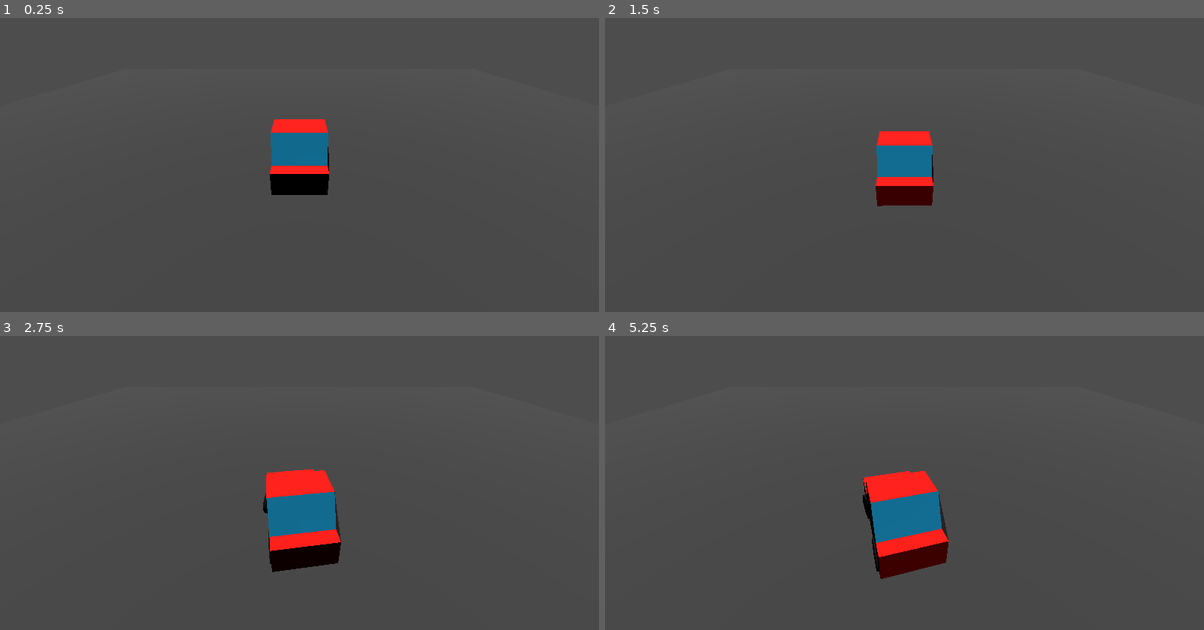
Above: before the commit, frames 1-4 (two rows, left to right).
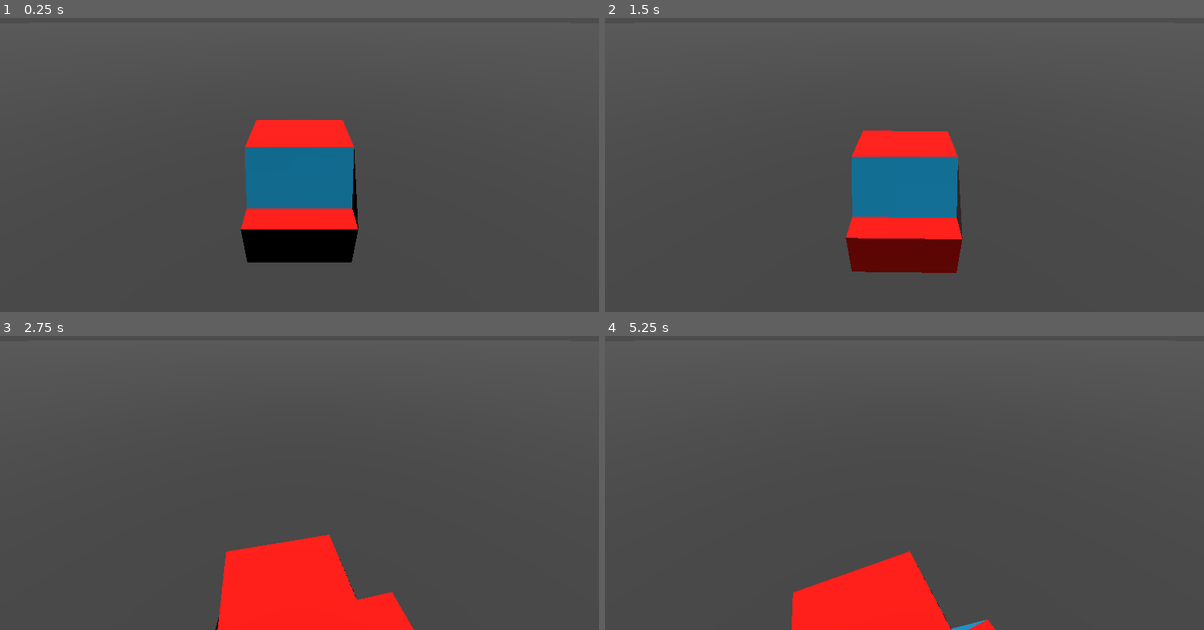
Above: after the commit, the same moments.

Repository: erdemy885/dds
Game: Godot game, scene res://game.tscn
Same seed, same stepped clock (60 frames per second), same inputs: the game is played once before the commit and once after it.
Inputs:
- Up to frame 1 (0.25 s): no input
- Up to frame 2 (1.5 s): hold D (right) 0.53-1.28 s; hold S (back) from 1.28 s (still down)
- Up to frame 3 (2.75 s): release S (back) at 2.03 s; hold D (right) from 2.03 s (still down)
- Up to frame 4 (5.25 s): release D (right) at 2.78 s; hold W (forward) 2.78-3.53 s; hold A (left) 3.53-5.03 s; hold S (back) from 5.03 s (still down)

The runs differ from the first frame. In frame 1, 7.8% of the frame differs, in the area x 40-60%, y 34-84%; in frame 2, 7.5%; in frame 3, 9.7%, in the area x 35-70%, y 45-100%; in frame 4, 8.6%.

Commit message:
fine tune car physics

Diff:
--- a/assets/scripts/driving.gd
+++ b/assets/scripts/driving.gd
@@ -1,5 +1,28 @@
 extends VehicleBody3D
 
+var max_rpm = 100
+var max_torque = 400
+var steering_speed = 5
+var time_since_last_drink = 0
+
 func _physics_process(delta):
-	steering = lerp(steering, Input.get_axis("right", "left") * 0.4, 5 * delta)
-	engine_force = Input.get_axis("back", "forward") * 100
+	time_since_last_drink += delta
+
+	if time_since_last_drink >= 10.0:
+		steering_speed += 0.5
+		if steering_speed > 5:
+			steering_speed = 5
+		time_since_last_drink = 0.0
+
+	if Input.is_action_just_pressed("drink"):
+		steering_speed -= 0.5
+		if steering_speed < 0:
+			steering_speed = 0
+		time_since_last_drink = 0
+
+	steering = lerp(steering, Input.get_axis("right", "left") * 0.3, steering_speed * delta)
+	var acceleration = Input.get_axis("back", "forward")
+	var rpm = $back_left.get_rpm()
+	$back_left.engine_force = acceleration * max_torque * (1 - rpm / max_rpm)
+	rpm = $back_right.get_rpm()
+	$back_right.engine_force = acceleration * max_torque * (1 - rpm / max_rpm)
--- a/car.tscn
+++ b/car.tscn
@@ -23,57 +23,57 @@
 [node name="CollisionShape3D" type="CollisionShape3D" parent="."]
 shape = SubResource("ConvexPolygonShape3D_fnbjr")
 
-[node name="back-left" type="VehicleWheel3D" parent="."]
+[node name="back_left" type="VehicleWheel3D" parent="."]
 transform = Transform3D(-4.37114e-08, 0, 1, 0, 1, 0, -1, 0, -4.37114e-08, -2.31, -1.83, -2)
 use_as_traction = true
 wheel_radius = 1.02
-suspension_stiffness = 50.0
+suspension_stiffness = 100.0
 damping_compression = 1.9
 damping_relaxation = 2.0
 
-[node name="CarWheel" type="MeshInstance3D" parent="back-left"]
+[node name="CarWheel" type="MeshInstance3D" parent="back_left"]
 transform = Transform3D(-4.37114e-08, 0, -1, 0, 1, 0, 1, 0, -4.37114e-08, -2, 1.83, 2.31)
 material_override = SubResource("StandardMaterial3D_qf8hd")
 mesh = ExtResource("4_1bge8")
 skeleton = NodePath("../..")
 
-[node name="back-right" type="VehicleWheel3D" parent="."]
+[node name="back_right" type="VehicleWheel3D" parent="."]
 transform = Transform3D(-4.37114e-08, 0, 1, 0, 1, 0, -1, 0, -4.37114e-08, -2.31, -1.83, 2)
 use_as_traction = true
 wheel_radius = 1.02
-suspension_stiffness = 50.0
+suspension_stiffness = 100.0
 damping_compression = 1.9
 damping_relaxation = 2.0
 
-[node name="CarWheel" type="MeshInstance3D" parent="back-right"]
+[node name="CarWheel" type="MeshInstance3D" parent="back_right"]
 transform = Transform3D(-4.37114e-08, 0, -1, 0, 1, 0, 1, 0, -4.37114e-08, -2, 1.83, 2.31)
 material_override = SubResource("StandardMaterial3D_qf8hd")
 mesh = ExtResource("4_1bge8")
 skeleton = NodePath("../..")
 
-[node name="front-left" type="VehicleWheel3D" parent="."]
+[node name="front_left" type="VehicleWheel3D" parent="."]
 transform = Transform3D(-4.37114e-08, 0, 1, 0, 1, 0, -1, 0, -4.37114e-08, 2.31, -1.83, -2)
 use_as_steering = true
 wheel_radius = 1.02
-suspension_stiffness = 50.0
+suspension_stiffness = 100.0
 damping_compression = 1.9
 damping_relaxation = 2.0
 
-[node name="CarWheel" type="MeshInstance3D" parent="front-left"]
+[node name="CarWheel" type="MeshInstance3D" parent="front_left"]
 transform = Transform3D(-4.37114e-08, 0, -1, 0, 1, 0, 1, 0, -4.37114e-08, -2, 1.83, 2.31)
 material_override = SubResource("StandardMaterial3D_qf8hd")
 mesh = ExtResource("4_1bge8")
 skeleton = NodePath("../..")
 
-[node name="front-right" type="VehicleWheel3D" parent="."]
+[node name="front_right" type="VehicleWheel3D" parent="."]
 transform = Transform3D(-4.37114e-08, 0, 1, 0, 1, 0, -1, 0, -4.37114e-08, 2.31, -1.83, 2)
 use_as_steering = true
 wheel_radius = 1.02
-suspension_stiffness = 50.0
+suspension_stiffness = 100.0
 damping_compression = 1.9
 damping_relaxation = 2.0
 
-[node name="CarWheel" type="MeshInstance3D" parent="front-right"]
+[node name="CarWheel" type="MeshInstance3D" parent="front_right"]
 transform = Transform3D(-4.37114e-08, 0, -1, 0, 1, 0, 1, 0, -4.37114e-08, -2, 1.83, 2.31)
 material_override = SubResource("StandardMaterial3D_qf8hd")
 mesh = ExtResource("4_1bge8")
--- a/game.tscn
+++ b/game.tscn
@@ -8,10 +8,10 @@
 
 [sub_resource type="BoxMesh" id="BoxMesh_ll6we"]
 material = SubResource("StandardMaterial3D_pqnme")
-size = Vector3(100, 1, 100)
+size = Vector3(1000, 1, 1000)
 
-[sub_resource type="ConcavePolygonShape3D" id="ConcavePolygonShape3D_0ntwv"]
-data = PackedVector3Array(-50, 0.5, 50, 50, 0.5, 50, -50, -0.5, 50, 50, 0.5, 50, 50, -0.5, 50, -50, -0.5, 50, 50, 0.5, -50, -50, 0.5, -50, 50, -0.5, -50, -50, 0.5, -50, -50, -0.5, -50, 50, -0.5, -50, 50, 0.5, 50, 50, 0.5, -50, 50, -0.5, 50, 50, 0.5, -50, 50, -0.5, -50, 50, -0.5, 50, -50, 0.5, -50, -50, 0.5, 50, -50, -0.5, -50, -50, 0.5, 50, -50, -0.5, 50, -50, -0.5, -50, 50, 0.5, 50, -50, 0.5, 50, 50, 0.5, -50, -50, 0.5, 50, -50, 0.5, -50, 50, 0.5, -50, -50, -0.5, 50, 50, -0.5, 50, -50, -0.5, -50, 50, -0.5, 50, 50, -0.5, -50, -50, -0.5, -50)
+[sub_resource type="ConcavePolygonShape3D" id="ConcavePolygonShape3D_thib5"]
+data = PackedVector3Array(-500, 0.5, 500, 500, 0.5, 500, -500, -0.5, 500, 500, 0.5, 500, 500, -0.5, 500, -500, -0.5, 500, 500, 0.5, -500, -500, 0.5, -500, 500, -0.5, -500, -500, 0.5, -500, -500, -0.5, -500, 500, -0.5, -500, 500, 0.5, 500, 500, 0.5, -500, 500, -0.5, 500, 500, 0.5, -500, 500, -0.5, -500, 500, -0.5, 500, -500, 0.5, -500, -500, 0.5, 500, -500, -0.5, -500, -500, 0.5, 500, -500, -0.5, 500, -500, -0.5, -500, 500, 0.5, 500, -500, 0.5, 500, 500, 0.5, -500, -500, 0.5, 500, -500, 0.5, -500, 500, 0.5, -500, -500, -0.5, 500, 500, -0.5, 500, -500, -0.5, -500, 500, -0.5, 500, 500, -0.5, -500, -500, -0.5, -500)
 
 [node name="game" type="Node3D"]
 
@@ -21,14 +21,18 @@
 [node name="StaticBody3D" type="StaticBody3D" parent="ground"]
 
 [node name="CollisionShape3D" type="CollisionShape3D" parent="ground/StaticBody3D"]
-shape = SubResource("ConcavePolygonShape3D_0ntwv")
+shape = SubResource("ConcavePolygonShape3D_thib5")
 
 [node name="DirectionalLight3D" type="DirectionalLight3D" parent="."]
 transform = Transform3D(1, 0, 0, 0, -4.37114e-08, 1, 0, -1, -4.37114e-08, 0, 15.5038, 0)
 
+[node name="Camera3D" type="Camera3D" parent="."]
+transform = Transform3D(-3.78552e-08, 0.5, -0.866025, 2.18557e-08, 0.866025, 0.5, 1, 0, -4.37114e-08, -9, 10, 0)
+
 [node name="player" parent="." instance=ExtResource("1_h3wr8")]
 transform = Transform3D(1, 0, 0, 0, 1, 0, 0, 0, 1, 0, 4.72397, 0)
+mass = 80.0
+center_of_mass_mode = 1
+center_of_mass = Vector3(1, -1, 0)
+gravity_scale = 3.0
 script = ExtResource("2_eqe7c")
-
-[node name="Camera3D" type="Camera3D" parent="."]
-transform = Transform3D(-3.78552e-08, 0.5, -0.866025, 2.18557e-08, 0.866025, 0.5, 1, 0, -4.37114e-08, -15.7184, 13.433, 0)
--- a/project.godot
+++ b/project.godot
@@ -41,3 +41,7 @@
 "events": [Object(InputEventKey,"resource_local_to_scene":false,"resource_name":"","device":-1,"window_id":0,"alt_pressed":false,"shift_pressed":false,"ctrl_pressed":false,"meta_pressed":false,"pressed":false,"keycode":0,"physical_keycode":83,"key_label":0,"unicode":115,"echo":false,"script":null)
 ]
 }
+drink={
+"deadzone": 0.5,
+"events": []
+}
